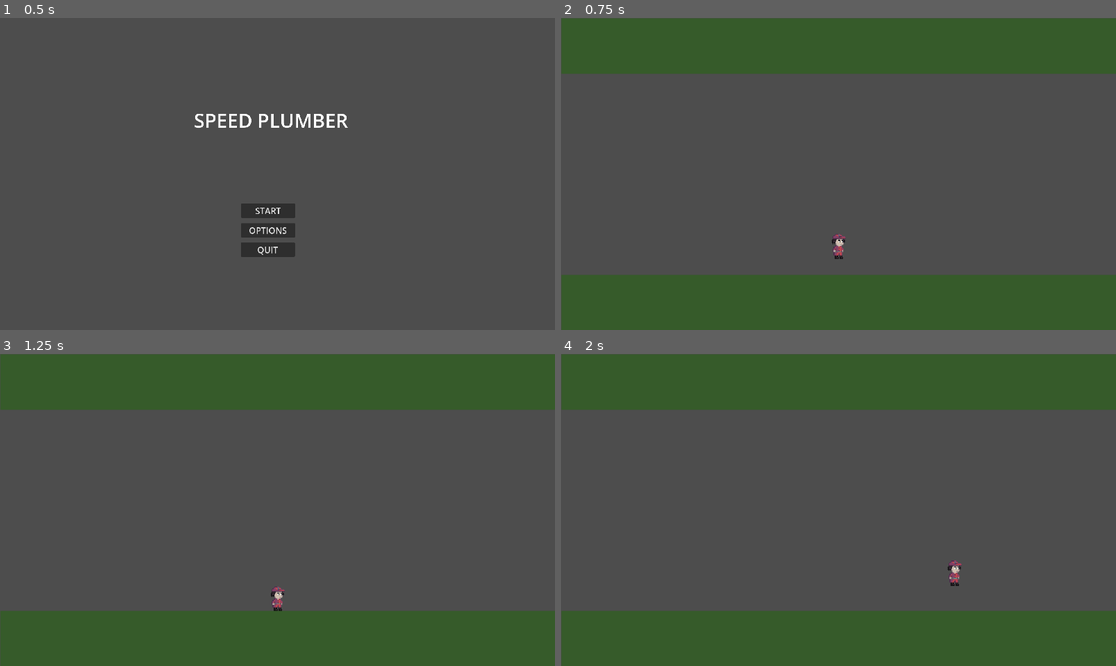
Above: before the commit, frames 1-4 (two rows, left to right).
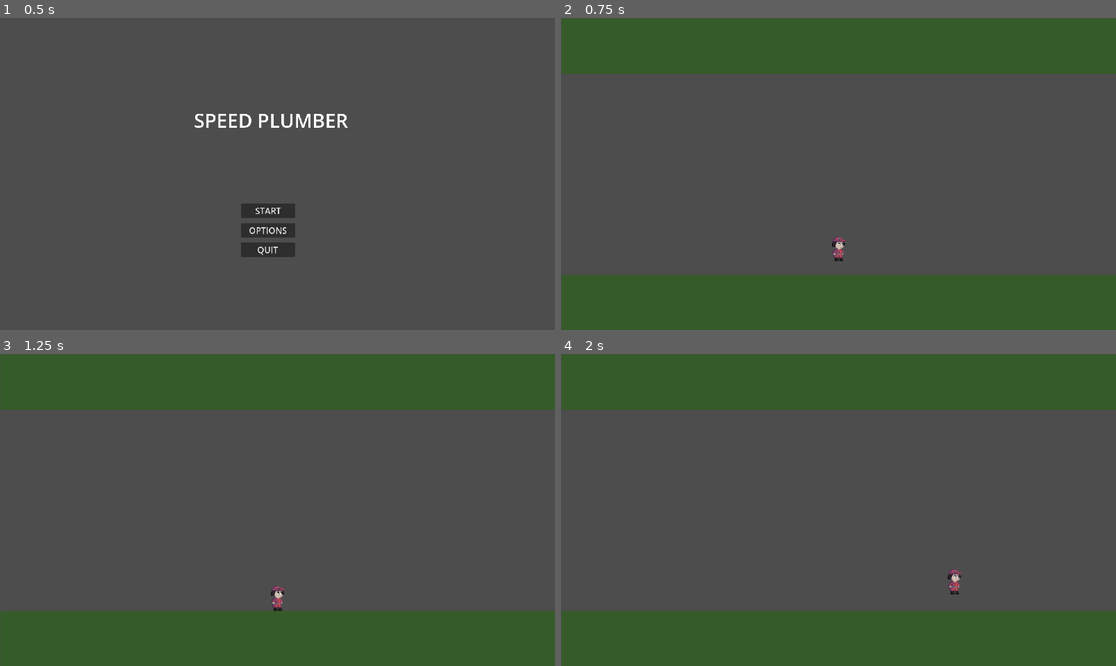
Above: after the commit, the same moments.

Repository: cyps8/SpeedJam4
Game: Godot game, scene res://Nodes/Scenes/root.tscn
The game is run twice, just before and just after one commit, with the same random seed, the same clock (stepped at 60 frames per second) and the same inputs.
Inputs:
- Up to frame 1 (0.5 s): no input
- Up to frame 2 (0.75 s): click "START" at 0.5 s
- Up to frame 3 (1.25 s): no input
- Up to frame 4 (2 s): hold D (Right) from 1.28 s (still down); hold Ctrl (Crouch) from 1.28 s (still down); tap Space (Jump) at 1.52, 1.82 s; tap Shift (Roll) at 1.55 s

Frame 1 is identical in both runs. In frame 2, 0.1% of the frame differs, in the area x 48-52%, y 69-78%; in frame 3, less than 0.1%; in frame 4, 0.2%, in the area x 69-73%, y 66-78%.

Commit message:
[+Added] Advanced movement

Diff:
--- a/Nodes/Scenes/game.tscn
+++ b/Nodes/Scenes/game.tscn
@@ -6,7 +6,7 @@
 [ext_resource type="Texture2D" uid="uid://m5ngv2myjcfj" path="res://Assets/Art/Player/Player_idle.png" id="4_602yr"]
 
 [sub_resource type="RectangleShape2D" id="RectangleShape2D_odqqu"]
-size = Vector2(1920, 192)
+size = Vector2(5000, 192)
 
 [sub_resource type="Gradient" id="Gradient_ttfc4"]
 interpolation_mode = 1
@@ -21,7 +21,7 @@
 [sub_resource type="TileSet" id="TileSet_74e6m"]
 
 [sub_resource type="RectangleShape2D" id="RectangleShape2D_nur2u"]
-size = Vector2(96, 96)
+size = Vector2(32, 80)
 
 [sub_resource type="AtlasTexture" id="AtlasTexture_25v7c"]
 atlas = ExtResource("4_602yr")
@@ -201,13 +201,14 @@
 script = ExtResource("3_q5ueo")
 
 [node name="Shape" type="CollisionShape2D" parent="Game/Player"]
+position = Vector2(0, 8)
 shape = SubResource("RectangleShape2D_nur2u")
 
 [node name="Sprite" type="AnimatedSprite2D" parent="Game/Player"]
 scale = Vector2(3, 3)
 sprite_frames = SubResource("SpriteFrames_1n84n")
 animation = &"idle"
-frame_progress = 0.668535
+frame_progress = 0.489946
 
 [connection signal="pressed" from="PauseMenu/Control/Panel/ButtonResume" to="PauseMenu" method="ResumeButton"]
 [connection signal="pressed" from="PauseMenu/Control/Panel/ButtonOptions" to="PauseMenu" method="OptionsButton"]
--- a/Scripts/Player.gd
+++ b/Scripts/Player.gd
@@ -17,22 +17,41 @@
 var rollTime = 0.2
 
 var jumping = false
+var wasInAir = false
+var crouching = false
+var sliding = false
+
+var crouchJump = false
+var slideJump = false
 
 func _ready():
 	$Sprite.play("idle")
 
 func _physics_process(delta):
 
-	var gravMult: float = 3.0
+	var gravMult: float = 3.5
+
+	if Input.is_action_pressed("Crouch"):
+		crouching = true
+	else:
+		crouching = false
 
 	if jumping:
 		if !Input.is_action_pressed("Jump") || is_on_floor() || velocity.y > 0:
 			jumping = false
+			crouchJump = false
+			slideJump = false
 		else:
-			gravMult = 2.0
+			if crouchJump:
+				gravMult = 1.5
+			else:
+				gravMult = 2.0
 
-	if not is_on_floor():
+	if !is_on_floor():
 		velocity.y += gravity * delta * gravMult
+		sliding = false
+	elif is_on_floor() && wasInAir && crouching:
+		sliding = true
 
 	coyoteTime -= delta
 	preJump -= delta
@@ -43,12 +62,20 @@
 	if Input.is_action_just_pressed("Jump") && !is_on_floor():
 		preJump = 0.1
 
-	if ((Input.is_action_just_pressed("Jump") && (is_on_floor()  || coyoteTime > 0)) || (preJump > 0 && is_on_floor())) && !rolling:
+	if ((Input.is_action_just_pressed("Jump") && ((is_on_floor() || coyoteTime > 0))) || (preJump > 0 && is_on_floor())) && (!rolling || coyoteTime > 0):
 		velocity.y = JUMP_VELOCITY
 		jumping = true
+		if crouching:
+			if sliding:
+				slideJump = true
+				velocity.x *= 1.5
+			else:
+				crouchJump = true
 
 	if Input.is_action_just_pressed("Roll") && !rolling:
 		rolling = true
+		if is_on_floor():
+			coyoteTime = 0.1
 		rollTimer = rollTime
 		var tween: Tween = create_tween()
 		tween.tween_property($Sprite, "rotation", deg_to_rad(360 * lastDirection), rollTime)
@@ -57,13 +84,21 @@
 		var preserve = false
 		var direction = Input.get_axis("Left", "Right")
 		if direction:
-			if !((velocity.x >= maxRunSpeed && direction > 0) || (velocity.x <= -maxRunSpeed && direction < 0)):
+			if sliding:
+				if !(velocity.x > 0 && direction > 0 || velocity.x < 0 && direction < 0) || !crouching:
+					sliding = false
+			elif !((velocity.x >= maxRunSpeed && direction > 0) || (velocity.x <= -maxRunSpeed && direction < 0)):
 				velocity.x += direction * speedIncrease
 				lastDirection = direction
 			else:
 				preserve = true
+		else:
+			sliding = false
 		if is_on_floor():
-			velocity.x = move_toward(velocity.x, 0, abs(velocity.x) * 0.25)
+			if sliding:
+				velocity.x = move_toward(velocity.x, 0, abs(velocity.x) * 0.02)
+			else:
+				velocity.x = move_toward(velocity.x, 0, abs(velocity.x) * 0.25)
 		elif preserve == false:
 			velocity.x = move_toward(velocity.x, 0, abs(velocity.x) * 0.1)
 		else:
@@ -75,6 +110,7 @@
 			rolling = false
 
 	wasOnFloor = is_on_floor()
+	wasInAir = !is_on_floor()
 
 	move_and_slide()
 
@@ -86,3 +122,14 @@
 
 	if !rolling:
 		$Sprite.rotation = 0
+
+	if crouching && is_on_floor():
+		$Sprite.scale = Vector2(3, 1.5)
+		$Sprite.offset = Vector2(0, 16)
+		if sliding:
+			pass
+		else:
+			pass
+	else:
+		$Sprite.scale = Vector2(3, 3)
+		$Sprite.offset = Vector2(0, 0)
--- a/project.godot
+++ b/project.godot
@@ -25,6 +25,7 @@
 Pause={
 "deadzone": 0.5,
 "events": [Object(InputEventKey,"resource_local_to_scene":false,"resource_name":"","device":-1,"window_id":0,"alt_press …(182 unchanged characters)…
+, Object(InputEventKey,"resource_local_to_scene":false,"resource_name":"","device":-1,"window_id":0,"alt_pressed":false,"shift_pressed":false,"ctrl_pressed":false,"meta_pressed":false,"pressed":false,"keycode":0,"physical_keycode":80,"key_label":0,"unicode":112,"echo":false,"script":null)
 ]
 }
 Left={
@@ -47,11 +48,14 @@
 Roll={
 "deadzone": 0.5,
 "events": [Object(InputEventKey,"resource_local_to_scene":false,"resource_name":"","device":-1,"window_id":0,"alt_press …(182 unchanged characters)…
+, Object(InputEventKey,"resource_local_to_scene":false,"resource_name":"","device":-1,"window_id":0,"alt_pressed":false,"shift_pressed":false,"ctrl_pressed":false,"meta_pressed":false,"pressed":false,"keycode":0,"physical_keycode":70,"key_label":0,"unicode":102,"echo":false,"script":null)
 ]
 }
 Crouch={
 "deadzone": 0.5,
 "events": [Object(InputEventKey,"resource_local_to_scene":false,"resource_name":"","device":-1,"window_id":0,"alt_press …(182 unchanged characters)…
+, Object(InputEventKey,"resource_local_to_scene":false,"resource_name":"","device":-1,"window_id":0,"alt_pressed":false,"shift_pressed":false,"ctrl_pressed":false,"meta_pressed":false,"pressed":false,"keycode":0,"physical_keycode":83,"key_label":0,"unicode":115,"echo":false,"script":null)
+, Object(InputEventKey,"resource_local_to_scene":false,"resource_name":"","device":-1,"window_id":0,"alt_pressed":false,"shift_pressed":false,"ctrl_pressed":false,"meta_pressed":false,"pressed":false,"keycode":0,"physical_keycode":4194322,"key_label":0,"unicode":0,"echo":false,"script":null)
 ]
 }
 
